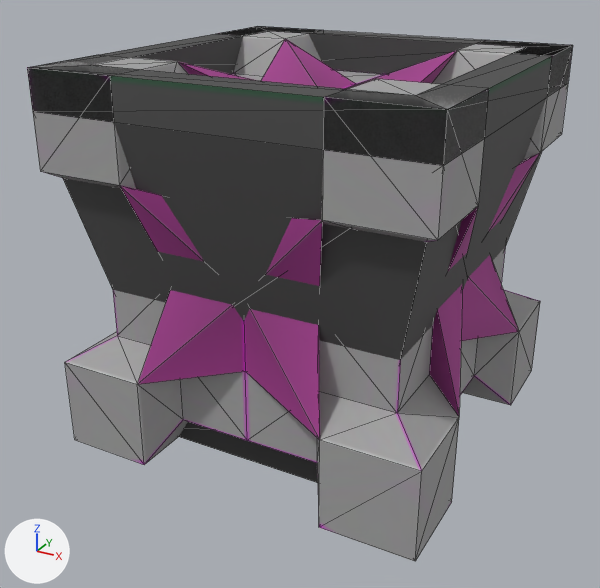
Renders of the OBJ model resources/assets/taam/models/machines.obj from each side of a commit.
The view is the same before and after, from a 50 mm camera at (1.478, -2.401, 1.288) aimed at (0.474, -0.576, 0.376). Arrows for +X, +Y and +Z are at lower left; the lights stay in place. Mesh edges are drawn as thin lines. Where no turn or scale is listed for an object, it has been applied to the vertices.

The first picture shows 'Chute_chutemdl', 'Creative_Cache_ccmdl'.
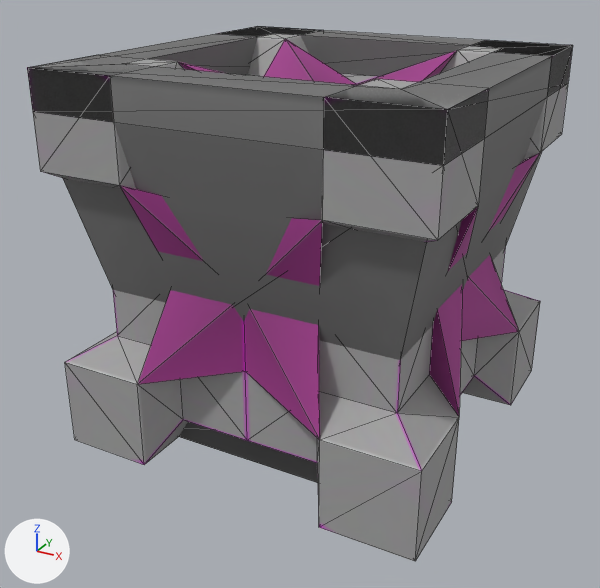
Where the change shows, as pixel boxes [x1, y1, x2, y2] in the pictures (600 x 588 px; the box of a moved part takes in the faces that stretch with it):
part 1 of me_chute_chutemdl, moved or reshaped: before [35, 26, 571, 110]; after [32, 26, 573, 110]
part 2 of me_chute_chutemdl, surface changed (black to grey): [33, 47, 572, 482] in both

The change in detail:
me_chute_chutemdl has 30 vertices, 56 faces and spans x 0.0..1.0, y -1.0..0.0, z 0.0..1.0.
me_chute_chutemdl is used by ob_chute_chutemdl; location (0.0, 0.0, 0.0).
Part 1, on me_chute_chutemdl:
Vertex 4 of me_chute_chutemdl moves from (0.9, -0.9, 0.9) to (0.85, -0.85, 0.9).
Vertex 5 of me_chute_chutemdl moves from (0.9, -0.9, 1.0) at pixel (414, 95) to (0.85, -0.85, 1.0) at pixel (400, 89).
Vertex 11 of me_chute_chutemdl moves from (0.9, -0.1, 0.9) to (0.85, -0.15, 0.9).
Vertex 12 of me_chute_chutemdl moves from (0.9, -0.1, 1.0) at pixel (526, 47) to (0.85, -0.15, 1.0) at pixel (502, 48).
Vertex 23 of me_chute_chutemdl moves from (0.1, -0.9, 0.9) to (0.15, -0.85, 0.9).
Vertex 24 of me_chute_chutemdl moves from (0.1, -0.1, 0.9) to (0.15, -0.15, 0.9).
Vertex 25 of me_chute_chutemdl moves from (0.1, -0.9, 1.0) at pixel (90, 65) to (0.15, -0.85, 1.0) at pixel (121, 63).
Vertex 26 of me_chute_chutemdl moves from (0.1, -0.1, 1.0) at pixel (268, 31) to (0.15, -0.15, 1.0) at pixel (273, 33).
me_chute_chutemdl part 2: 52 kept faces spanning x 0.0..1.0, y -1.0..0.0, z 0.0..1.0 get new texture (UV) coordinates.
